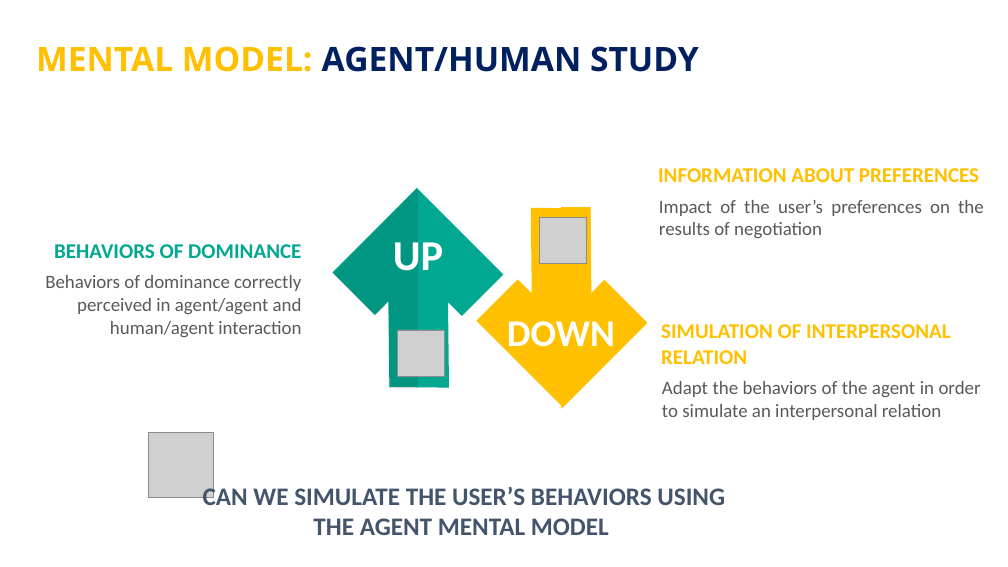
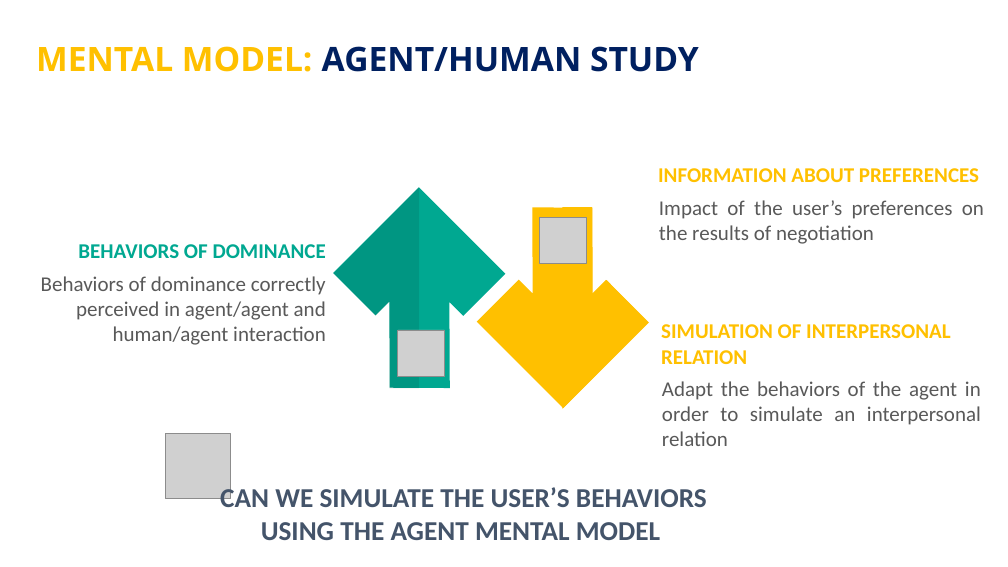
Before and after one commit to Olydia/Discolog, a slide deck: slide 33 of thesis_v2/presentation/thses.pptx. Drawn at 1008x567 pixels with LibreOffice and Linux fonts; fonts in the diff are those of the drawing; grey boxes stand for pictures. Boxes give left, top, right and bottom in pixels: in the first picture for what was removed or moved away, otherwise in the second. Text is boxed around its words. In the diff, an @@ line names an element or a change of style, - is before the commit and + after.

```diff
--- a/thesis_v2/presentation/thses.pptx
+++ b/thesis_v2/presentation/thses.pptx
@@ outline redrawn in 4 elements at <box>333,187,419,388</box>, <box>563,207,648,408</box>, <box>304,187,535,418</box>, <box>447,178,678,409</box> @@
@@ text "BEHAVIORS OF DOMINANCE": place and size @@
-text "BEHAVIORS OF DOMINANCE" at <box>54,244,301,258</box>
+text "BEHAVIORS OF DOMINANCE" at <box>78,244,326,258</box>
@@ size 18 to 20 pt in 3 elements at <box>659,200,984,244</box>, <box>662,381,981,446</box>, <box>41,276,326,345</box> @@
@@ text removed at <box>393,242,443,271</box> @@
-UP
@@ text removed at <box>507,321,615,355</box> @@
-DOWN
@@ picture: place and size @@
-picture at <box>148,433,213,498</box>
+picture at <box>165,434,230,499</box>
@@ text "CAN WE SIMULATE THE USER’S ..." at <box>220,485,707,540</box>: size 24 to 26 pt @@
```
Also in this commit, not shown: 4 slides added, 2 slides removed.
